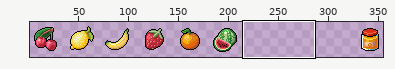
One commit to this sprite sheet: assets/sprites/fruits.png. Above: a wide view before the commit, with the close-up outlined.
Close-up. Before the edit:
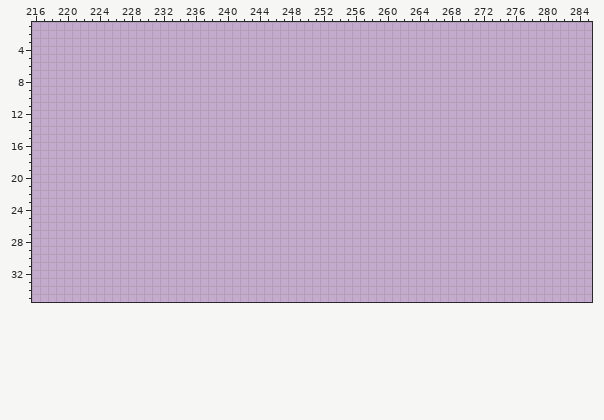
The file is 360x36 pixels. Colours within 5 levels of each other are drawn and written as one. Shown: x 216..285, y 1..35. The wide view leaves out empty margins. The commit also changed other parts of the picture, which this record leaves out.
After:
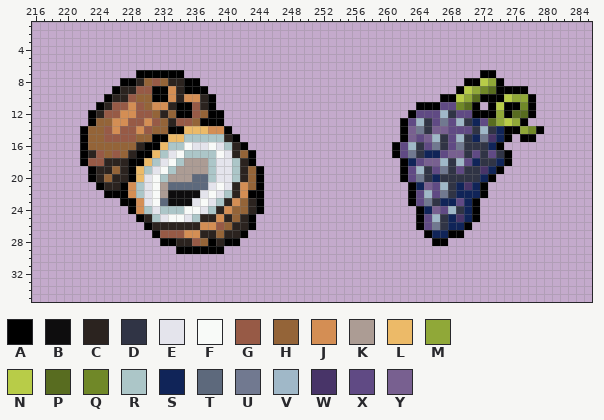
Palette (. is transparent): A #000000  B #0e0d0e  C #2b231f  D #303445  E #e4e4ec  F #f8faf8  G #975a46  H #946438  J #d48e54  K #ac9c94  L #ecba68  M #90a838  N #b8cc48  P #586c20  Q #708828  R #acc6c8  S #102458  T #5d697c  U #717990  V #a0b8c8  W #483468  X #604a84  Y #786090
From old to new:
@@ x 216..285 @@
  6 ......................................................................
- 7 ......................................................................
- 8 ......................................................................
- 9 ......................................................................
-10 ......................................................................
-11 ......................................................................
-12 ......................................................................
-13 ......................................................................
-14 ......................................................................
-15 ......................................................................
-16 ......................................................................
-17 ......................................................................
-18 ......................................................................
-19 ......................................................................
-20 ......................................................................
-21 ......................................................................
-22 ......................................................................
-23 ......................................................................
-24 ......................................................................
-25 ......................................................................
-26 ......................................................................
-27 ......................................................................
-28 ......................................................................
-29 ......................................................................
+ 7 .............AAAAAA.....................................AA............
+ 8 ...........AACHGHCCAA.................................AANMA...........
+ 9 ..........ACCGGAAJCAAA...............................ANMQPAAAA........
+10 .........ACCGHHAAJCJJCA............................AANMPAAANMMA.......
+11 ........ACGGJGHJJCAAGCA.........................AAAXXQPA.ANAAQA.......
+12 .......ACGGJJGGHCHAAGHAA.......................AXXXVDXXAAAMAPPA.......
+13 .......AHHJJGGJGHCGGHAAA......................AXVDXUXVDSXPMNMA........
+14 ......AHHGJGGJGHHAALLLJJA.....................AYUDYYXXXDVDSAAMQA......
+15 ......AHHGGGGHHAALLRRRRRCA....................AYXYVDXVDSUWSA.AA.......
+16 ......AHHHHHHCAALRRFEEFERCA..................AXVDXUDXUDDDSA...........
+17 ......ACGHGHCAALREFRRRRFECHA.................AXUDSSXYYDXDXDA..........
+18 ......AGGCCCAALREFRKKKREERCA..................ASXYYVDVXSDDSA..........
+19 .......ACCHCALREFRKKKKREERCHA.................AXVDXUDXDDWSA...........
+20 .......ACHCCALEFRKKKTTREERCHA.................AXUDSDDDDDSA............
+21 ........ACCAJREFKTTTTTEFECJHA..................ASYXVDSWSA.............
+22 .........AAAJREFKBBBBEFERCJAA..................AXVXUDSSSA.............
+23 ...........AAJEFTBBBEFERCJHCA..................AXUDSSXSA..............
+24 ............AJRERRRFFERCJHHCA...................ASYXVDSA..............
+25 .............ACREFFERCCJCHCA....................AXVDSWSA..............
+26 ..............ACCCCCCJJGHCCA....................AXUDSSA...............
+27 ...............AGGGJJCCHCCA......................ASSAA................
+28 ................AACCGHACAA........................AA..................
+29 ..................AAAAAA..............................................
 30 ......................................................................
